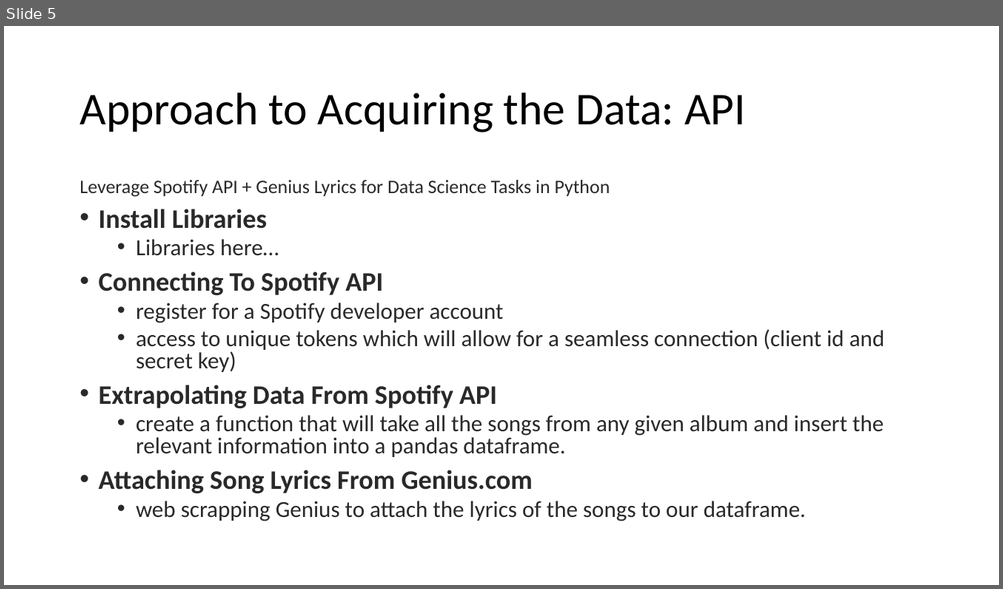
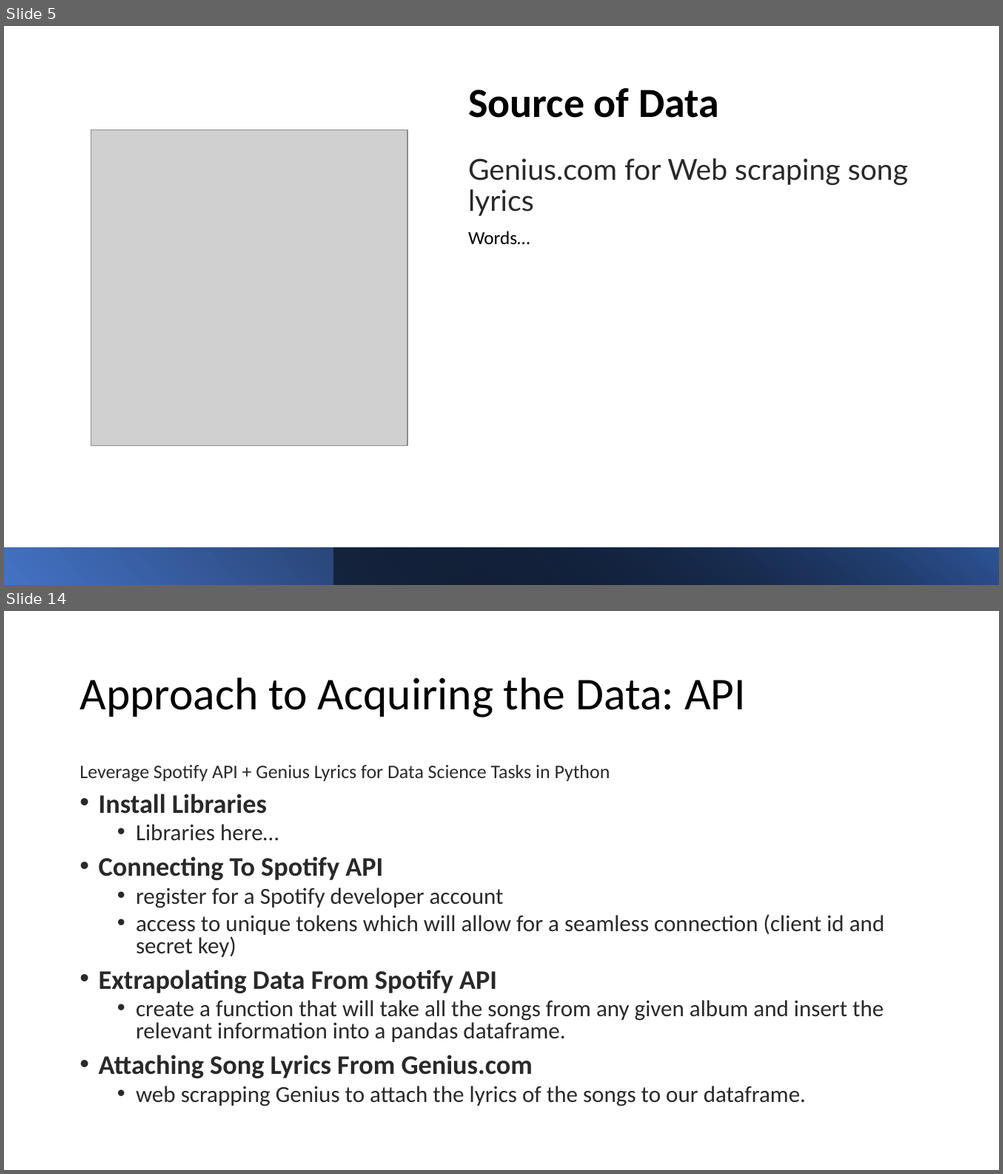
Before and after one commit to TrevorPawlewicz/DSCI-511-Course-Project, a slide deck: Presentation PowerPoint/Project-Presentation-Template.pptx. Shown one above the other, each under a label of ours: slide 5 before the commit, slides 5 and 14 after it; the slides between them are not shown. The pictures are 1003x589 and 1003x1174 pixels, drawn with LibreOffice and Linux fonts; fonts in the diff are those of the drawing; grey boxes stand for pictures. Boxes give left, top, right and bottom in pixels: in the first picture for what was removed or moved away, otherwise in the second. Text is boxed around its words. In the diff, an @@ line names an element or a change of style, - is before the commit and + after.

```diff
--- a/Presentation PowerPoint/Project-Presentation-Template.pptx
+++ b/Presentation PowerPoint/Project-Presentation-Template.pptx
@@ slide 5 added at (x1=4, y1=26, x2=999, y2=585), background #FFFFFF @@
@@ title added at (x1=468, y1=88, x2=719, y2=118), 40 pt, text #000000, bold @@
+Source of Data
@@ picture added at (x1=91, y1=130, x2=407, y2=446) @@
@@ text added at (x1=468, y1=158, x2=908, y2=244), 28 pt, text #292929 @@
+Genius.com for Web scraping song lyrics
+Words…
@@ rectangle added at (x1=4, y1=548, x2=999, y2=585), fill gradient #4472C4 to #000000 @@
@@ rectangle added at (x1=334, y1=548, x2=999, y2=585), fill gradient #000000 to #2F5597 @@
@@ what was slide 5 is now slide 14 @@
```
Also in this commit, not shown: 7 slides changed, 5 other slides added, 2 slides removed.
